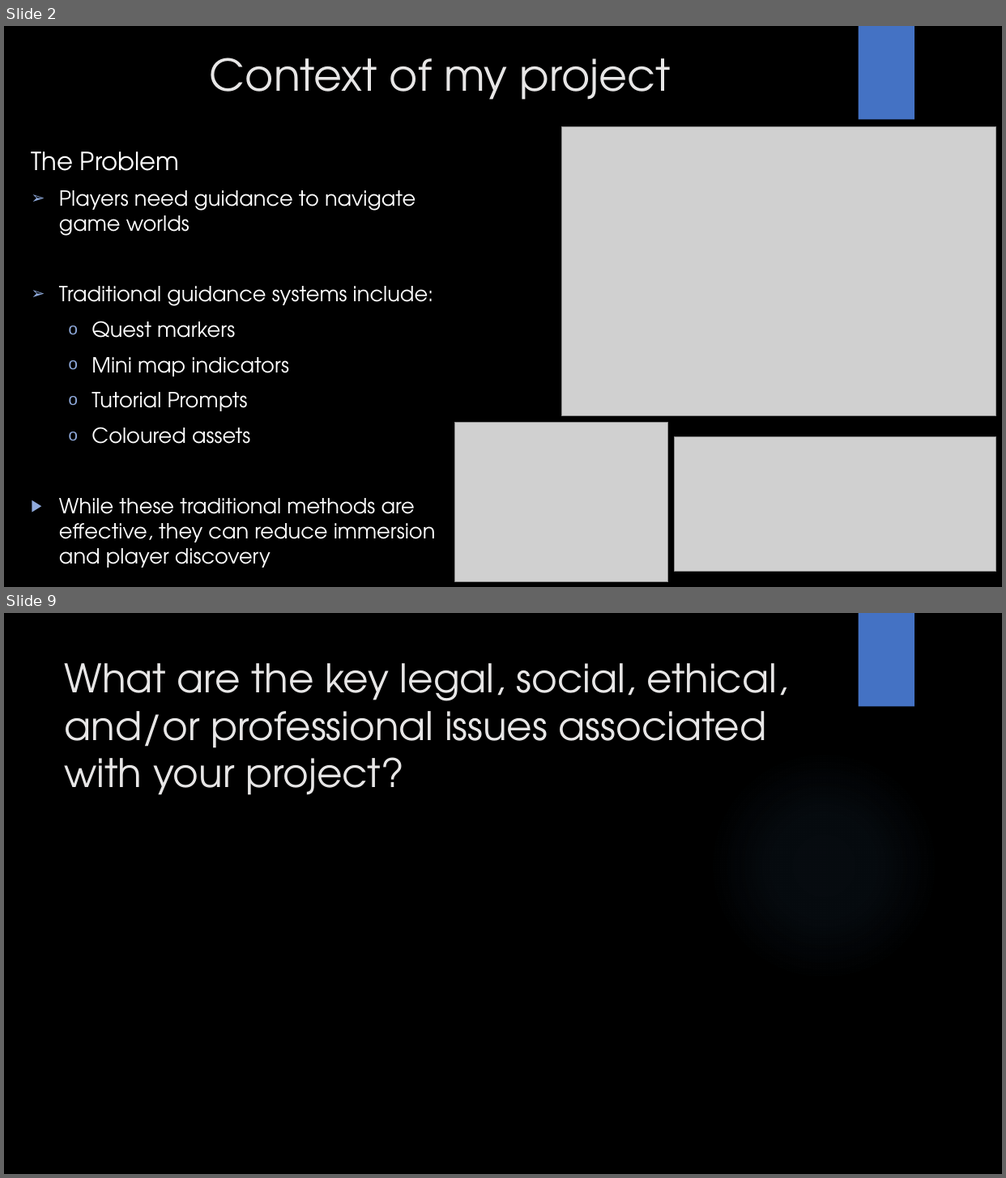
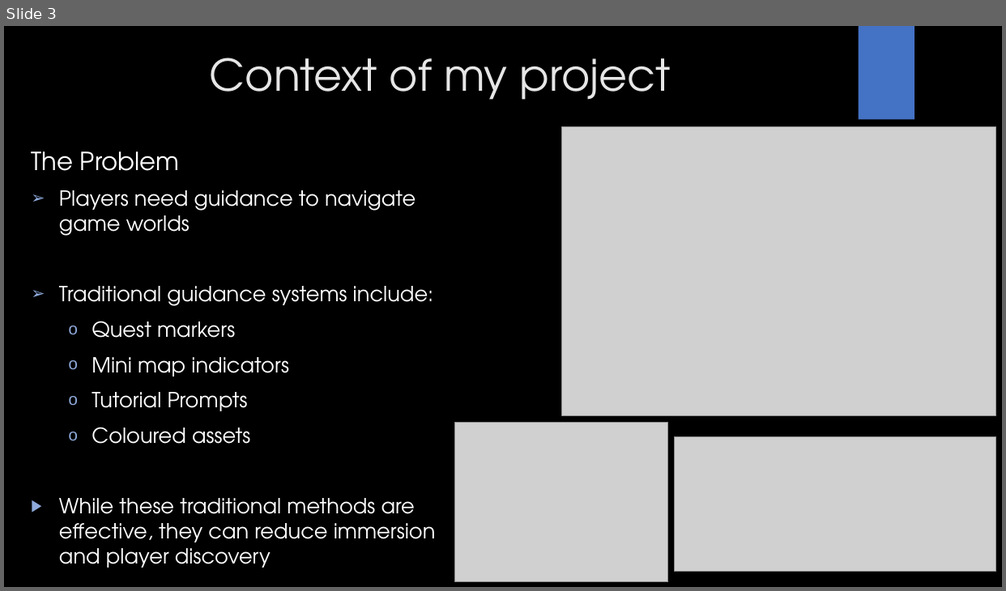
Before and after one commit to Mdot5596/MA-Dissertation, a slide deck: Project Proposal/GAM708 Proposal Presentation.pptx. Shown one above the other, each under a label of ours: slides 2 and 9 before the commit, slide 3 after it; the slides between them are not shown. The pictures are 1006x1178 and 1006x591 pixels, drawn with LibreOffice and Linux fonts; fonts in the diff are those of the drawing; grey boxes stand for pictures; background and template pictures are left out. Boxes give left, top, right and bottom in pixels: in the first picture for what was removed or moved away, otherwise in the second. Text is boxed around its words. In the diff, an @@ line names an element or a change of style, - is before the commit and + after.

```diff
--- a/Project Proposal/GAM708 Proposal Presentation.pptx
+++ b/Project Proposal/GAM708 Proposal Presentation.pptx
@@ slide 9 removed at <box>4,613,1002,1174</box>, background picture (left out); not listed: 1 template element that a slide beside it also shows @@
@@ title removed at <box>65,663,788,795</box> @@
-What are the key legal, social, ethical, and/or professional issues associated with your project?
@@ ellipse removed at <box>709,750,939,981</box> @@
@@ what was slide 2 is now slide 3 @@
```
Also in this commit, not shown: 2 slides changed, 5 slides added, 5 other slides removed, 2 other files.
